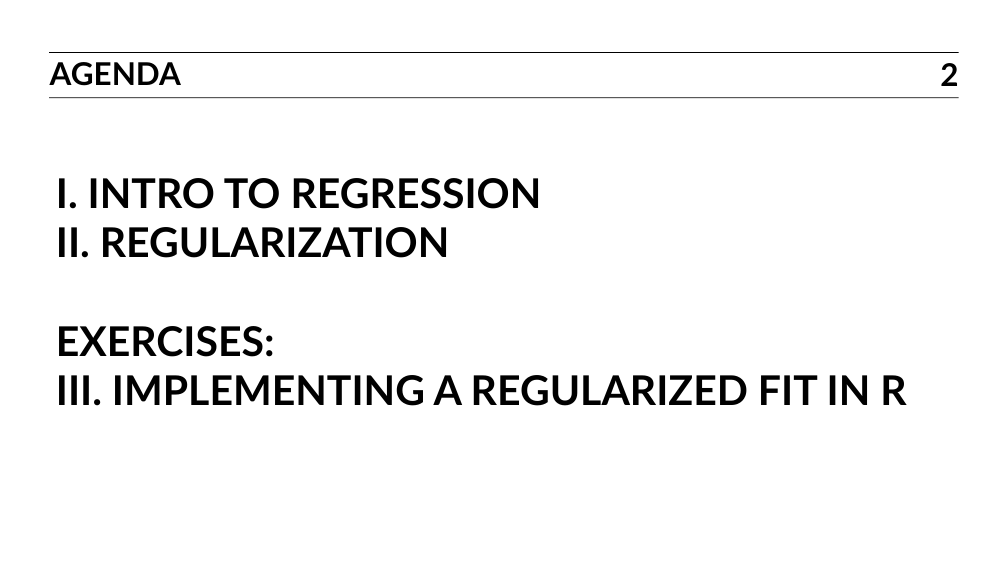
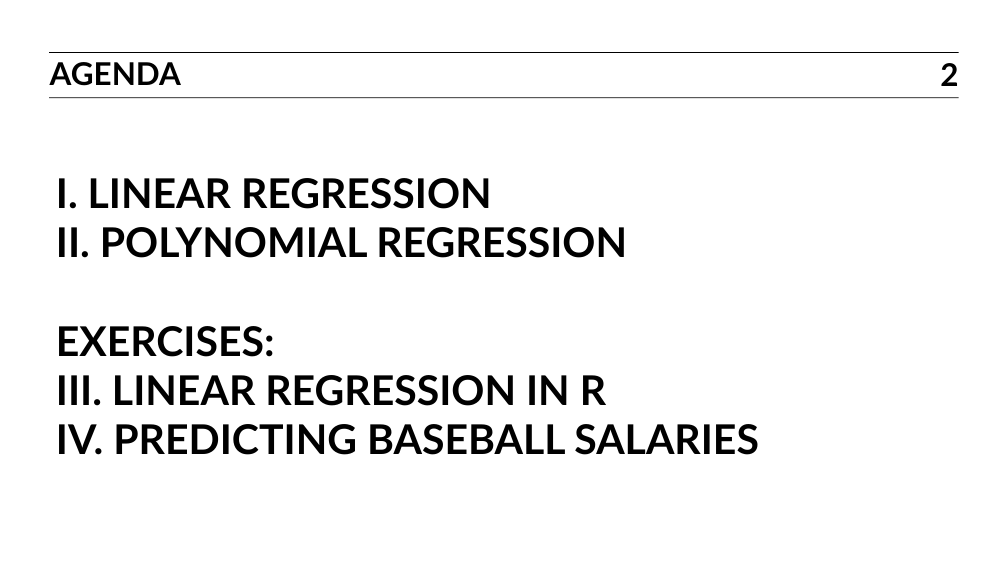
Before and after one commit to ajschumacher/gadsdc, a slide deck: slide 2 of 07-linear/slides.pptx. Drawn at 1008x566 pixels with LibreOffice and Linux fonts; fonts in the diff are those of the drawing. Boxes give left, top, right and bottom in pixels: in the first picture for what was removed or moved away, otherwise in the second. Text is boxed around its words. In the diff, an @@ line names an element or a change of style, - is before the commit and + after.

```diff
--- a/07-linear/slides.pptx
+++ b/07-linear/slides.pptx
@@ title at box(56, 178, 759, 455): text changed @@
-I. INTRO TO REGRESSION
-II. REGULARIZATION
-EXERCISES:
-III. IMPLEMENTING A REGULARIZED FIT IN R
+I. LINEAR REGRESSION
+II. POLYNOMIAL REGRESSION
+EXERCISES:
+III. LINEAR REGRESSION IN R
+IV. PREDICTING BASEBALL SALARIES
```
Also in this commit, not shown: 9 other slides changed, 30 slides removed, 2 other files.
